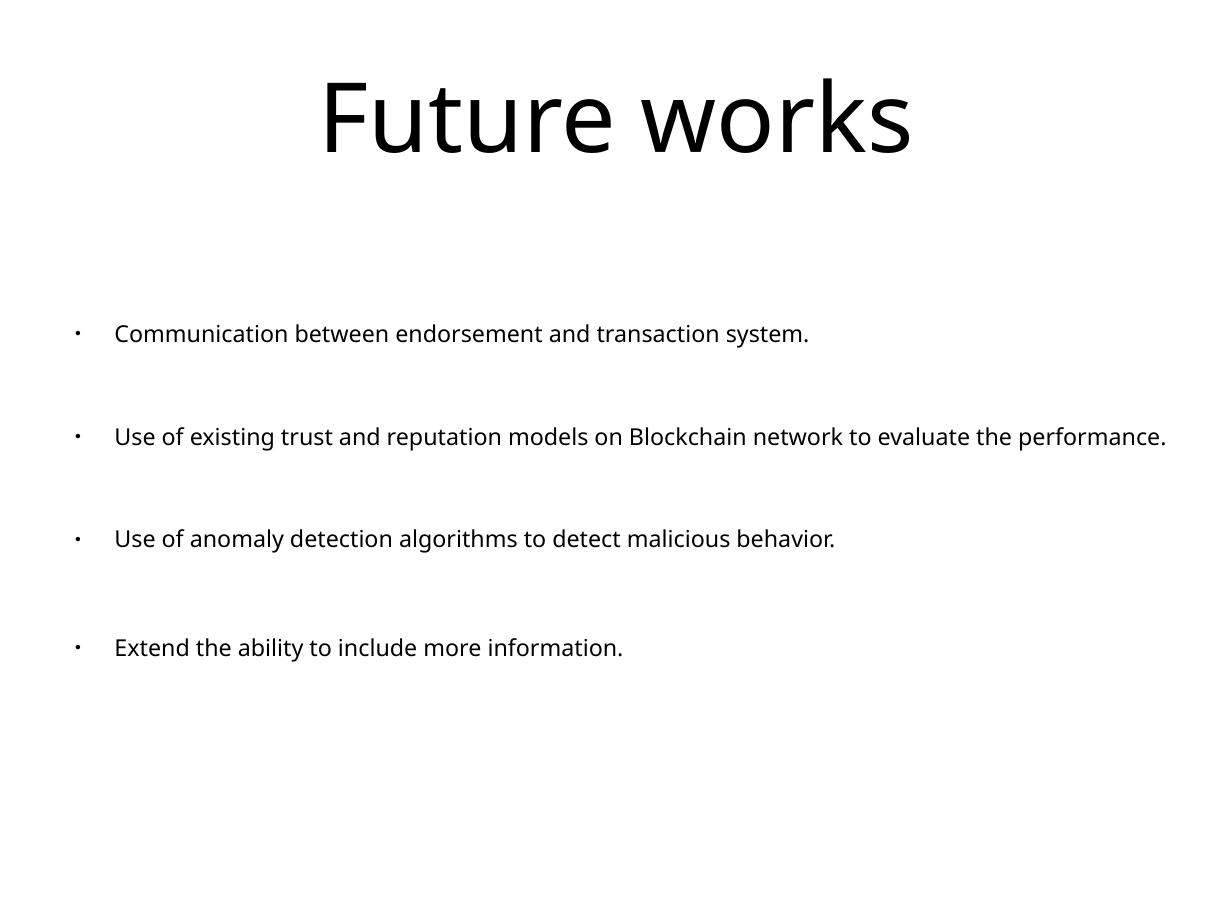
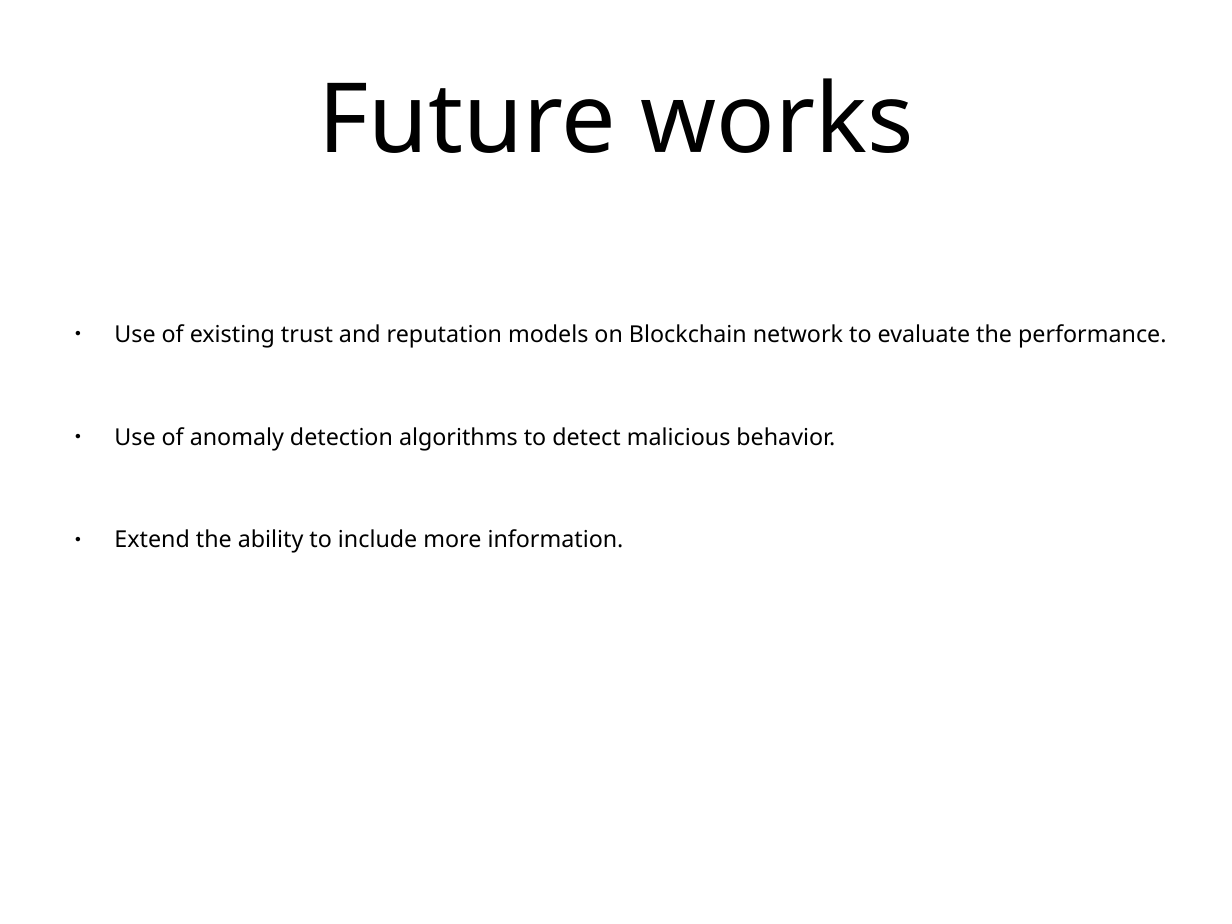
Before and after one commit to s2-t2/blockchain_reputation_system, a slide deck: slide 31 of documents/Presentation/Presentationv1.odp (slide 30 before the commit). Drawn at 1232x924 pixels with LibreOffice and Linux fonts; fonts in the diff are those of the drawing. Boxes give left, top, right and bottom in pixels: in the first picture for what was removed or moved away, otherwise in the second. Text is boxed around its words. In the diff, an @@ line names an element or a change of style, - is before the commit and + after.

```diff
--- a/documents/Presentation/Presentationv1.odp
+++ b/documents/Presentation/Presentationv1.odp
@@ text at (114, 324, 810, 348): paragraph removed @@
-● Communication between endorsement and transaction system.
@@ text at (114, 529, 624, 553): less space between paragraphs @@
```
Also in this commit, not shown: 5 other slides changed, 3 slides added, 3 slides removed, 3 other files.
